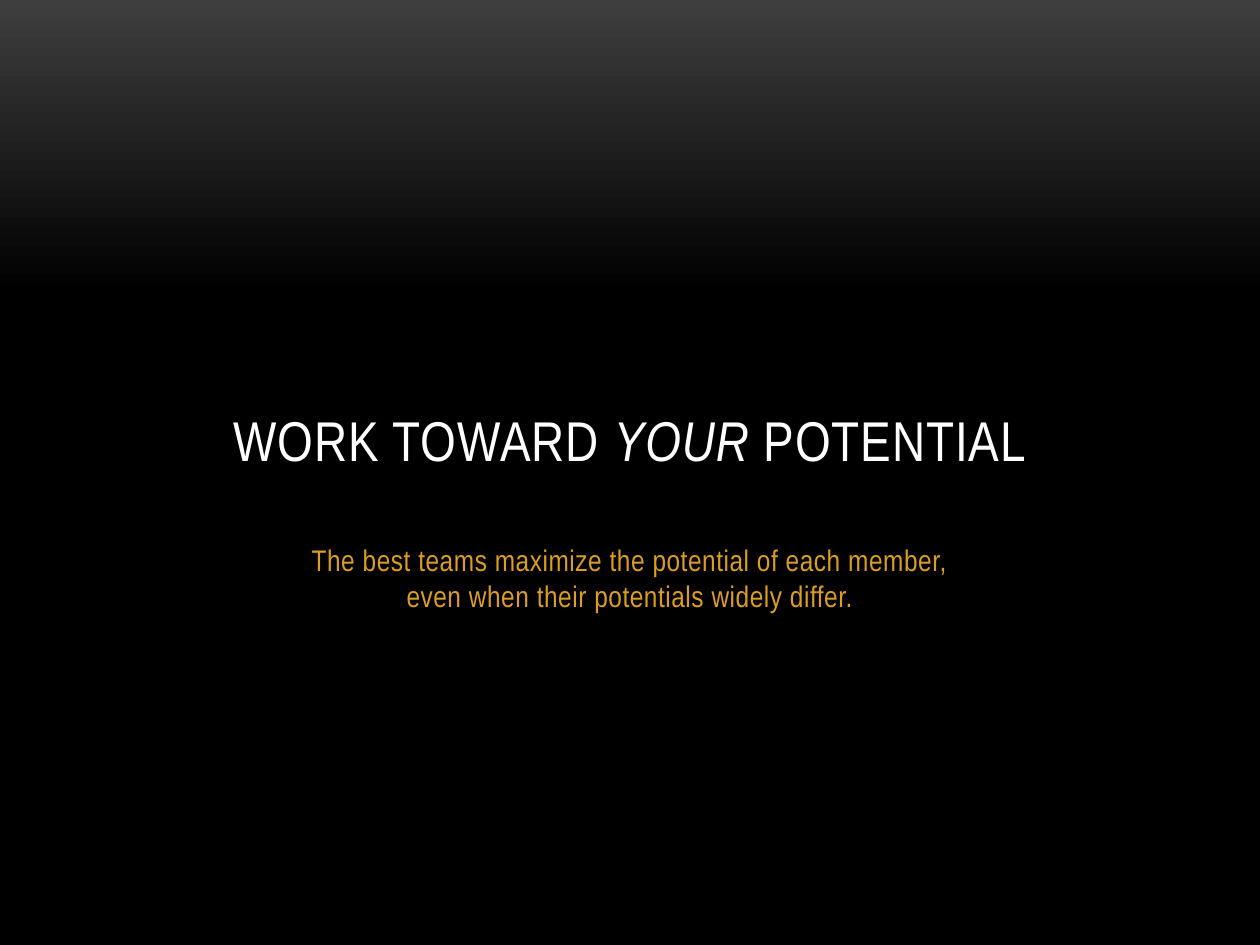
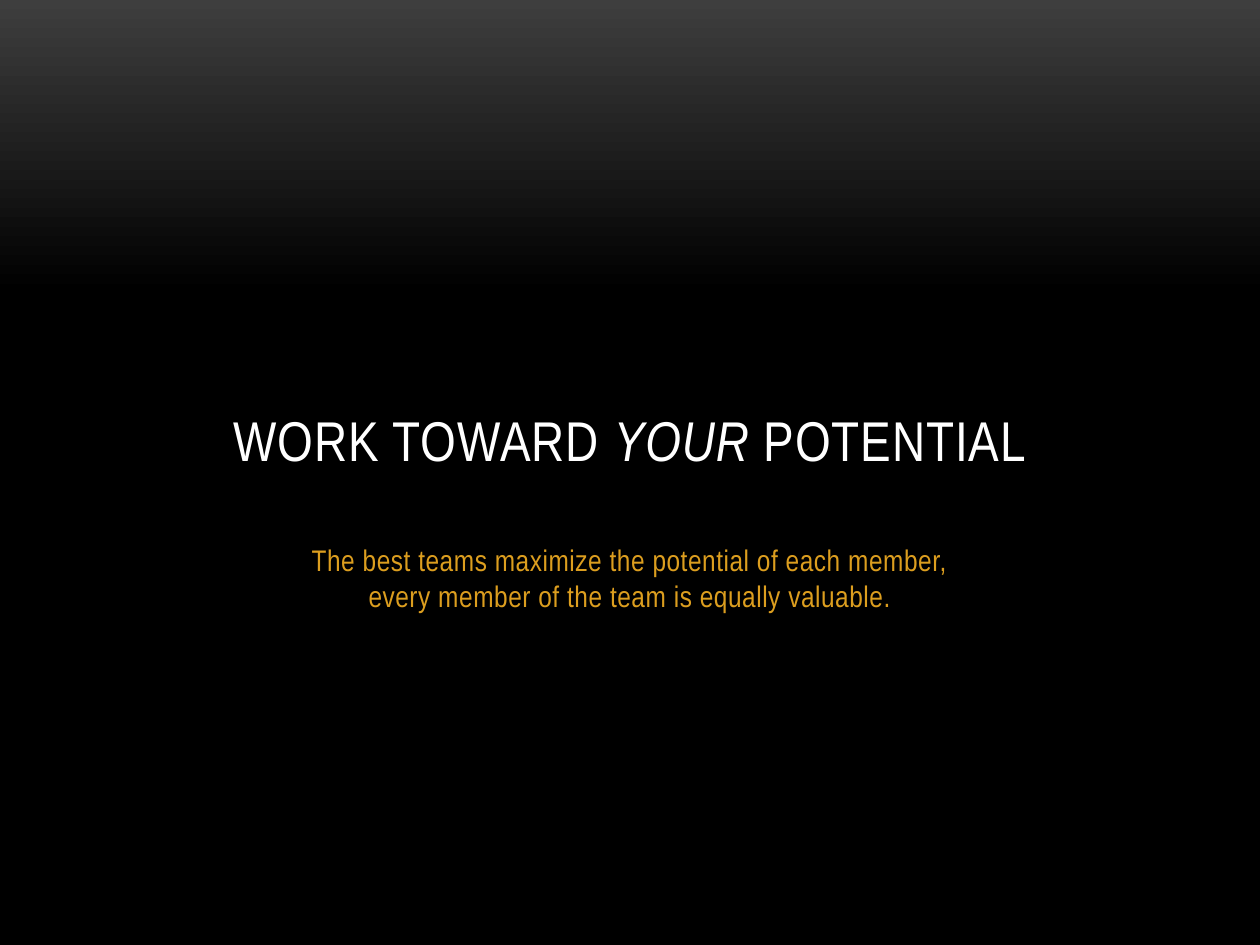
Before and after one commit to jdantonio/devbootcamp-2013-presentation, a slide deck: slide 5 of what-ive-learned-presentation.pptx. Drawn at 1260x945 pixels with LibreOffice and Linux fonts; fonts in the diff are those of the drawing; background and template pictures are left out. Boxes give left, top, right and bottom in pixels: in the first picture for what was removed or moved away, otherwise in the second. Text is boxed around its words. In the diff, an @@ line names an element or a change of style, - is before the commit and + after.

```diff
--- a/what-ive-learned-presentation.pptx
+++ b/what-ive-learned-presentation.pptx
@@ subtitle at [312, 549, 946, 613]: text changed @@
-The best teams maximize the potential of each member,
-even when their potentials widely differ.
+The best teams maximize the potential of each member,
+every member of the team is equally valuable.
```
Also in this commit, not shown: 2 other slides changed, 7 slides removed, 2 other files.
